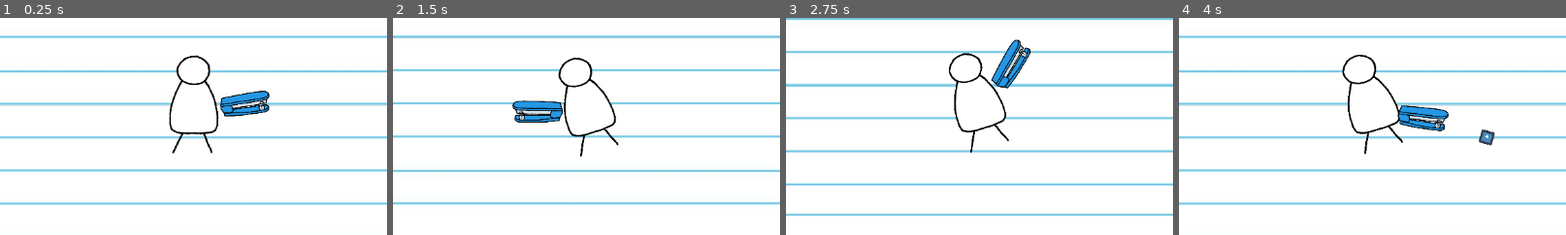
Above: before the commit, frames 1-4 (left to right).
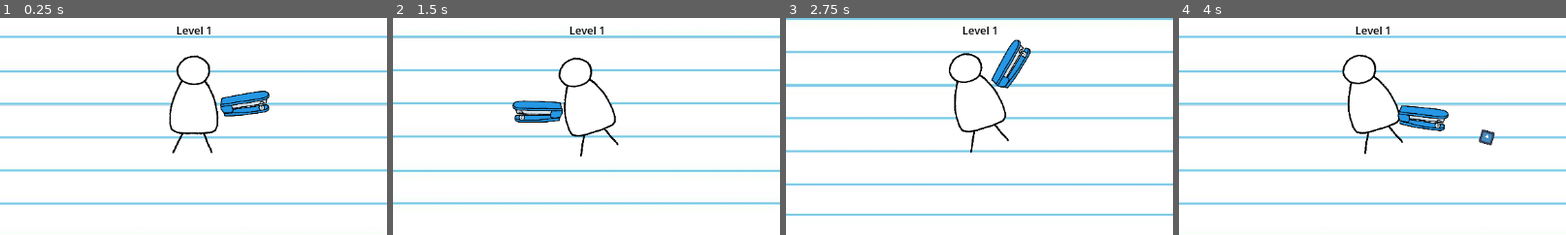
Above: after the commit, the same moments.

Repository: nandedeska/doodle-game
Game: Godot game, scene res://scenes/main.tscn
The game is run twice, just before and just after one commit, with the same random seed, the same clock (stepped at 60 frames per second) and the same inputs. The engine's default icon, where the game draws it, is replaced by a stand-in: a white triangle on a blue panel in a dark square.
Inputs (mouse positions are % of the whole screen's width and height, from its top left):
- Up to frame 1 (0.25 s): no input
- Up to frame 2 (1.5 s): move the mouse to (72, 45) at 0.52 s; hold D (right) 0.53-1.28 s; move the mouse to (30, 55) at 1.27 s; hold S (down) from 1.28 s (still down)
- Up to frame 3 (2.75 s): move the mouse to (60, 28) at 2.02 s; release S (down) at 2.03 s; hold D (right) from 2.03 s (still down)
- Up to frame 4 (4 s): move the mouse to (45, 70) at 2.77 s; release D (right) at 2.78 s; hold W (up) 2.78-3.53 s; move the mouse to (80, 65) at 3.52 s; hold A (left) from 3.53 s (still down)
The pictures show only the part of the screen within x 25-75%, y 30-80%; the shares and areas given below are measured in that part.

The runs differ from the first frame. In frame 1, 0.2% of the frame differs, in the area x 45-55%, y 3-8%; in frame 2, 0.2%; in frame 3, 0.2%; in frame 4, 0.2%.

Commit message:
added level system

Diff:
--- a/project.godot
+++ b/project.godot
@@ -14,6 +14,10 @@
 run/main_scene="res://scenes/main.tscn"
 config/features=PackedStringArray("4.1", "Mobile")
 config/icon="res://sprites/icon.svg"
+
+[autoload]
+
+Signals="*res://signals.gd"
 
 [input]
 
--- /dev/null
+++ b/scenes/main.gd
@@ -0,0 +1,11 @@
+extends Node2D
+
+
+# Called when the node enters the scene tree for the first time.
+func _ready():
+	pass # Replace with function body.
+
+
+# Called every frame. 'delta' is the elapsed time since the previous frame.
+func _process(delta):
+	pass
--- a/scenes/main.tscn
+++ b/scenes/main.tscn
@@ -1,6 +1,7 @@
-[gd_scene load_steps=10 format=3 uid="uid://hd72b2wykega"]
+[gd_scene load_steps=11 format=3 uid="uid://hd72b2wykega"]
 
 [ext_resource type="Script" path="res://scripts/hover.gd" id="1_605hu"]
+[ext_resource type="Script" path="res://scenes/main.gd" id="1_xt7ne"]
 [ext_resource type="Texture2D" uid="uid://cg7mido0r53vr" path="res://sprites/icon.svg" id="2_t0cv7"]
 [ext_resource type="PackedScene" uid="uid://c24pkw2x1mnps" path="res://scenes/player.tscn" id="3_homsb"]
 [ext_resource type="Script" path="res://scripts/enemy_manager.gd" id="4_21us5"]
@@ -15,8 +16,11 @@
 font_color = Color(0, 0, 0, 1)
 
 [node name="Main" type="Node2D"]
+process_mode = 3
+script = ExtResource("1_xt7ne")
 
 [node name="HoverObject" type="Node2D" parent="."]
+process_mode = 1
 script = ExtResource("1_605hu")
 amplitude = 10.0
 frequency = 2.0
@@ -27,8 +31,10 @@
 texture = ExtResource("2_t0cv7")
 
 [node name="Player" parent="." instance=ExtResource("3_homsb")]
+process_mode = 1
 
 [node name="EnemyManager" type="Node" parent="." node_paths=PackedStringArray("player")]
+process_mode = 1
 script = ExtResource("4_21us5")
 player = NodePath("../Player")
 
@@ -63,9 +69,9 @@
 offset_bottom = 1080.0
 metadata/_edit_use_anchors_ = true
 
-[node name="CanvasLayer" type="CanvasLayer" parent="."]
+[node name="Debug Texts" type="CanvasLayer" parent="."]
 
-[node name="Time Elapsed Text" type="Label" parent="CanvasLayer"]
+[node name="Time Elapsed Text" type="Label" parent="Debug Texts"]
 anchors_preset = 5
 anchor_left = 0.5
 anchor_right = 0.5
@@ -79,7 +85,7 @@
 label_settings = SubResource("LabelSettings_s2l0b")
 horizontal_alignment = 1
 
-[node name="Enemy Counter Text" type="Label" parent="CanvasLayer"]
+[node name="Enemy Counter Text" type="Label" parent="Debug Texts"]
 anchors_preset = 5
 anchor_left = 0.5
 anchor_right = 0.5
@@ -92,7 +98,7 @@
 label_settings = SubResource("LabelSettings_s2l0b")
 horizontal_alignment = 1
 
-[node name="Bullet Counter Text" type="Label" parent="CanvasLayer"]
+[node name="Bullet Counter Text" type="Label" parent="Debug Texts"]
 anchors_preset = 5
 anchor_left = 0.5
 anchor_right = 0.5
@@ -106,7 +112,7 @@
 horizontal_alignment = 1
 script = ExtResource("7_eayxm")
 
-[node name="FPS Counter" type="Label" parent="CanvasLayer"]
+[node name="FPS Counter" type="Label" parent="Debug Texts"]
 anchors_preset = 5
 anchor_left = 0.5
 anchor_right = 0.5
@@ -119,7 +125,7 @@
 label_settings = SubResource("LabelSettings_s2l0b")
 horizontal_alignment = 1
 
-[node name="XP Counter" type="Label" parent="CanvasLayer"]
+[node name="XP Counter" type="Label" parent="Debug Texts"]
 anchors_preset = 5
 anchor_left = 0.5
 anchor_right = 0.5
@@ -132,5 +138,36 @@
 label_settings = SubResource("LabelSettings_s2l0b")
 horizontal_alignment = 1
 
+[node name="Level Text" type="Label" parent="Debug Texts"]
+anchors_preset = 5
+anchor_left = 0.5
+anchor_right = 0.5
+offset_left = -25.5
+offset_top = 200.0
+offset_right = 25.5
+offset_bottom = 226.0
+grow_horizontal = 2
+text = "HELLO"
+label_settings = SubResource("LabelSettings_s2l0b")
+horizontal_alignment = 1
+
+[node name="Upgrade Menu" type="CanvasLayer" parent="."]
+visible = false
+
+[node name="Upgrade Button" type="Button" parent="Upgrade Menu"]
+anchors_preset = 8
+anchor_left = 0.5
+anchor_top = 0.5
+anchor_right = 0.5
+anchor_bottom = 0.5
+offset_left = -82.0
+offset_top = -36.0
+offset_right = 82.0
+offset_bottom = 37.0
+grow_horizontal = 2
+grow_vertical = 2
+text = "UPGRADE"
+
 [connection signal="timeout" from="EnemyManager/SpawnTimer" to="EnemyManager" method="_on_spawn_timer_timeout"]
 [connection signal="timeout" from="EnemyManager/DifficultyTimer" to="EnemyManager" method="_on_difficulty_timer_timeout"]
+[connection signal="button_up" from="Upgrade Menu/Upgrade Button" to="Player" method="_on_upgrade_button_button_up"]
--- a/scripts/enemy.gd
+++ b/scripts/enemy.gd
@@ -6,7 +6,7 @@
 var health := maximum_health
 @export var speed := 50.0
 var player : CharacterBody2D
-var xp_value : int = 5
+@export var xp_value := 5
 
 var is_hit : bool
 var direction := Vector2.ZERO
--- a/scripts/enemy_manager.gd
+++ b/scripts/enemy_manager.gd
@@ -17,8 +17,8 @@
 	var elapsed_time : int = (Time.get_ticks_msec() - time_start) / 1000
 	enemy_count = len(get_tree().get_nodes_in_group("enemy"))
 
-	$"../CanvasLayer/Time Elapsed Text".text = "%ss" % elapsed_time
-	$"../CanvasLayer/Enemy Counter Text".text = "%s" % enemy_count
+	$"../Debug Texts/Time Elapsed Text".text = "%ss" % elapsed_time
+	$"../Debug Texts/Enemy Counter Text".text = "%s" % enemy_count
 
 
 func spawn() -> void:
--- a/scripts/player.gd
+++ b/scripts/player.gd
@@ -3,6 +3,7 @@
 @export var speed : float
 @onready var animation_player := $PlayerSprite/AnimationPlayer
 var xp := 0
+var level := 1
 
 
 func _process(delta: float) -> void:
@@ -15,7 +16,23 @@
 	else:
 		animation_player.play("player_walk")
 
-	$"../CanvasLayer/XP Counter".text = "%s XP" % xp
+	$"../Debug Texts/XP Counter".text = "%s XP" % xp
+	$"../Debug Texts/Level Text".text = "Level %s" % level
+
+	if xp >= (25 * pow(2, level)):
+		level_up()
+
+
+func level_up() -> void:
+	xp -= (25 * pow(2, level))
+	level += 1
+	$"../Upgrade Menu".visible = true
+	Signals.emit_signal("pause_game", true)
+
+
+func _on_upgrade_button_button_up() -> void:
+	Signals.emit_signal("pause_game", false)
+	$"../Upgrade Menu".visible = false
 
 
 func _on_area_2d_area_entered(area):
--- a/scripts/xp_orb.gd
+++ b/scripts/xp_orb.gd
@@ -6,7 +6,7 @@
 
 func _physics_process(delta):
 	if in_player_range:
-		position = position.lerp(player.position, delta * 3)
+		position = position.lerp(player.position, delta * 5)
 
 		if Engine.get_process_frames() % 10 == 0:
 			if position.distance_squared_to(player.position) < 2500:
--- /dev/null
+++ b/signals.gd
@@ -0,0 +1,10 @@
+extends Node
+
+signal pause_game(toggle)
+
+func _ready() -> void:
+	connect("pause_game", toggle_pause)
+
+
+func toggle_pause(toggle) -> void:
+	get_tree().paused = toggle
